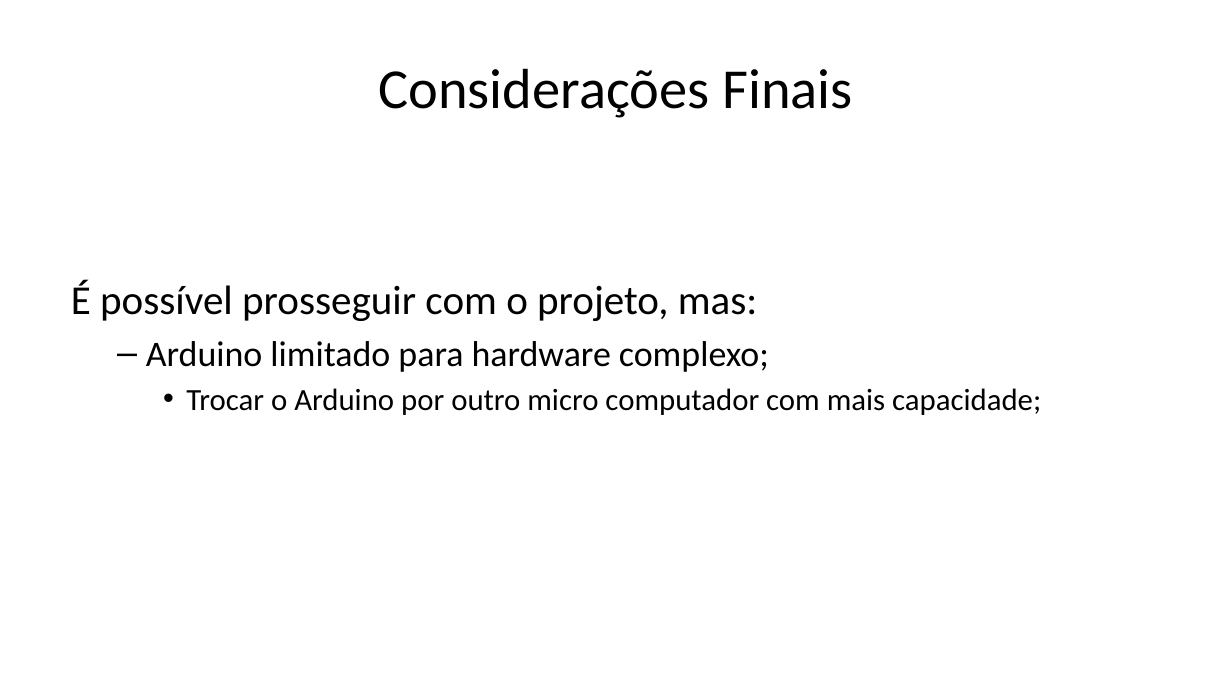
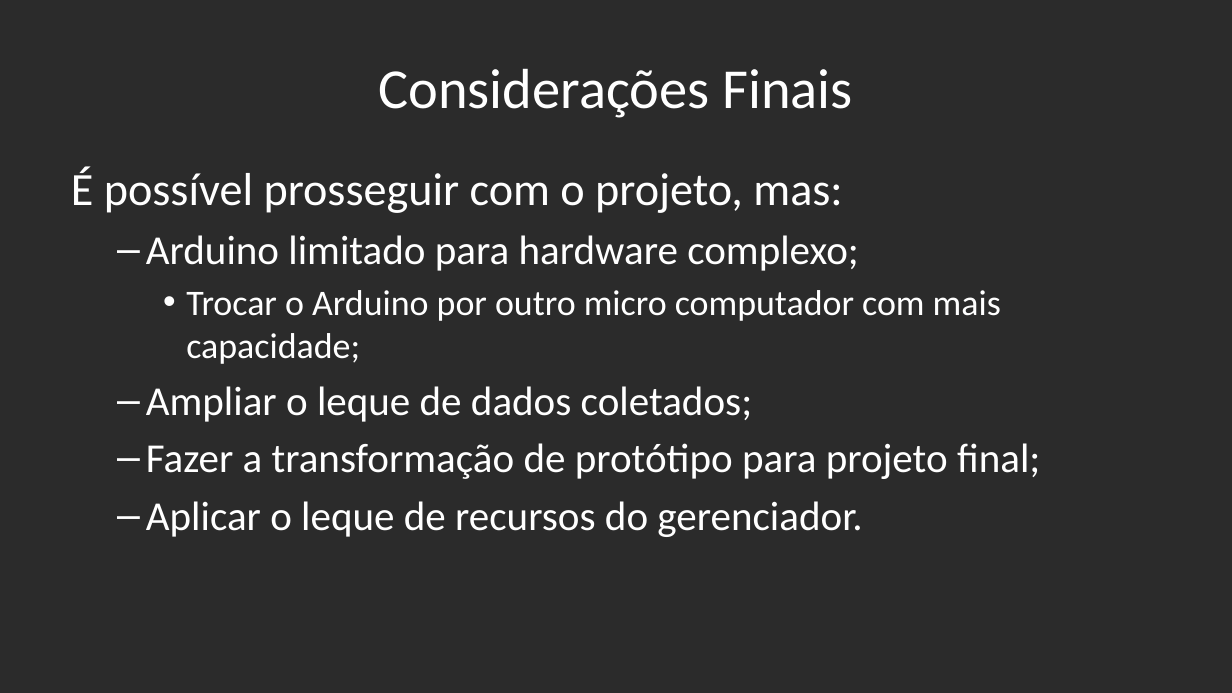
Before and after one commit to gktrainer/RacingTelemetry, a slide deck: slide 21 of 01_TCCDocs/TCCDocs_Arduino.pptx. Drawn at 1232x693 pixels with LibreOffice and Linux fonts; fonts in the diff are those of the drawing; background and template pictures are left out; a plain dark background stands for a picture behind light text. Boxes give left, top, right and bottom in pixels: in the first picture for what was removed or moved away, otherwise in the second. Text is boxed around its words. In the diff, an @@ line names an element or a change of style, - is before the commit and + after.

```diff
--- a/01_TCCDocs/TCCDocs_Arduino.pptx
+++ b/01_TCCDocs/TCCDocs_Arduino.pptx
@@ background #FFFFFF to picture (left out) @@
@@ title "Considerações Finais" at box(378, 68, 853, 118): text colour #000000 to #FFFFFF @@
@@ text "É possível prosseguir com o ...": place and size @@
-text "É possível prosseguir com o ..." at box(71, 281, 1041, 415)
+text "É possível prosseguir com o ..." at box(71, 167, 1040, 537)
@@ text at box(71, 167, 1001, 364): size 32 to 36 pt in "É possível prosseguir com o projeto, mas:"; text colour #000000 to #FFFFFF in "É possível prosseguir com o projeto, mas:", "Arduino limitado para hardware complexo;", "Trocar o Arduino por outro micro computador ..."; size 28 to 32 pt in "Arduino limitado para hardware complexo;"; size 24 to 28 pt in "Trocar o Arduino por outro micro computador ..." @@
@@ text at box(146, 386, 1040, 537): paragraphs added @@
+  – Ampliar o leque de dados coletados;
+  – Fazer a transformação de protótipo para projeto final;
+  – Aplicar o leque de recursos do gerenciador.
```
Also in this commit, not shown: 20 other slides changed, 1 slide added, 2 slides removed.
